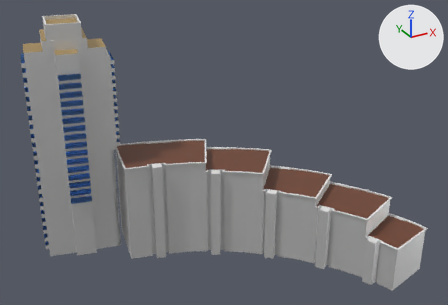
Before and after pictures for a commit that changed the Blender file Blender/Seager Place (Tex).blend.
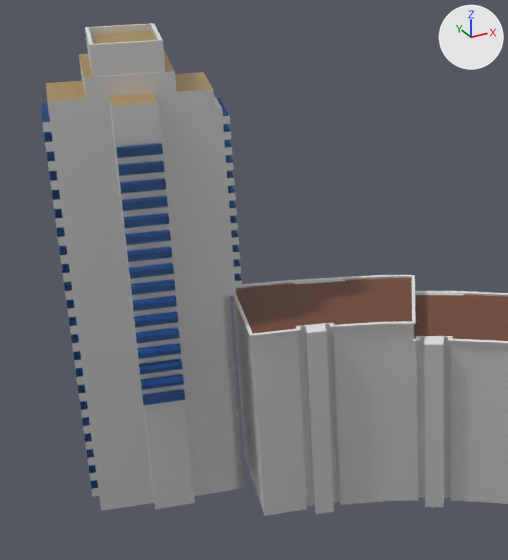
Each version is shown whole from a 50 mm lens placed at (-76.6, -138.3, 103.2), pointed at (2.7, 5.9, 31.1), then close up on the part from 0% to 56% of the width and 1% to 92% of the height. The axes (+X, +Y, +Z) are drawn at upper right. The lights are the same throughout.

The first close-up shows 'Seager Place', 'Seager Place Block A'.
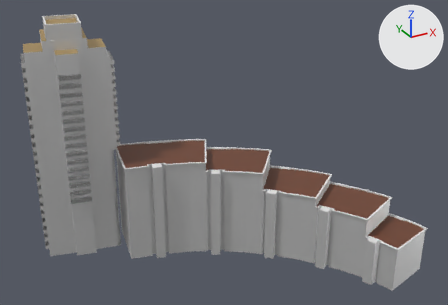
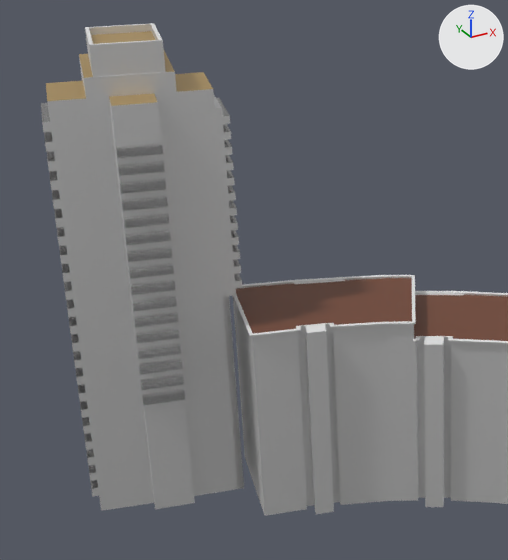
Where the change shows, as pixel boxes (x1, y1, x2, y2) in the close-ups (508 x 560 px):
'Seager Place', recoloured (blue to grey): (41, 95, 242, 491) in both

Patch to the scene script:
```diff
--- a/Blender/Seager Place (Tex).blend.py
+++ b/Blender/Seager Place (Tex).blend.py
@@ mat_glass @@
 mat_glass = bpy.data.materials.new('Glass')
-# nodes: BsdfGlass, OutputMaterial
-# colours: blue #88bcff
+# nodes: BsdfPrincipled, OutputMaterial
```
